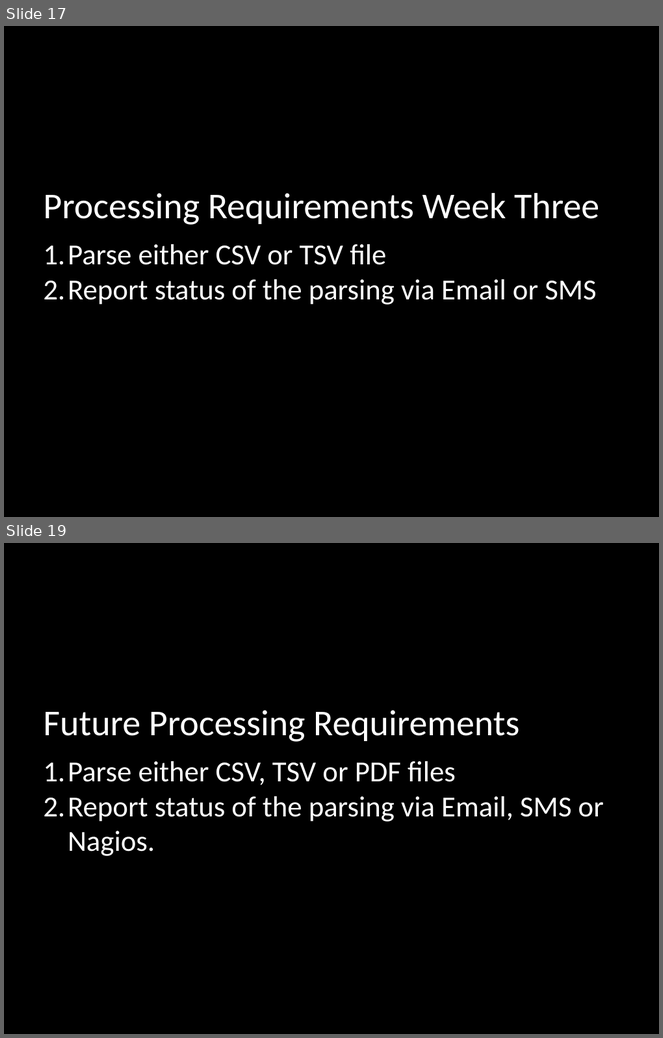
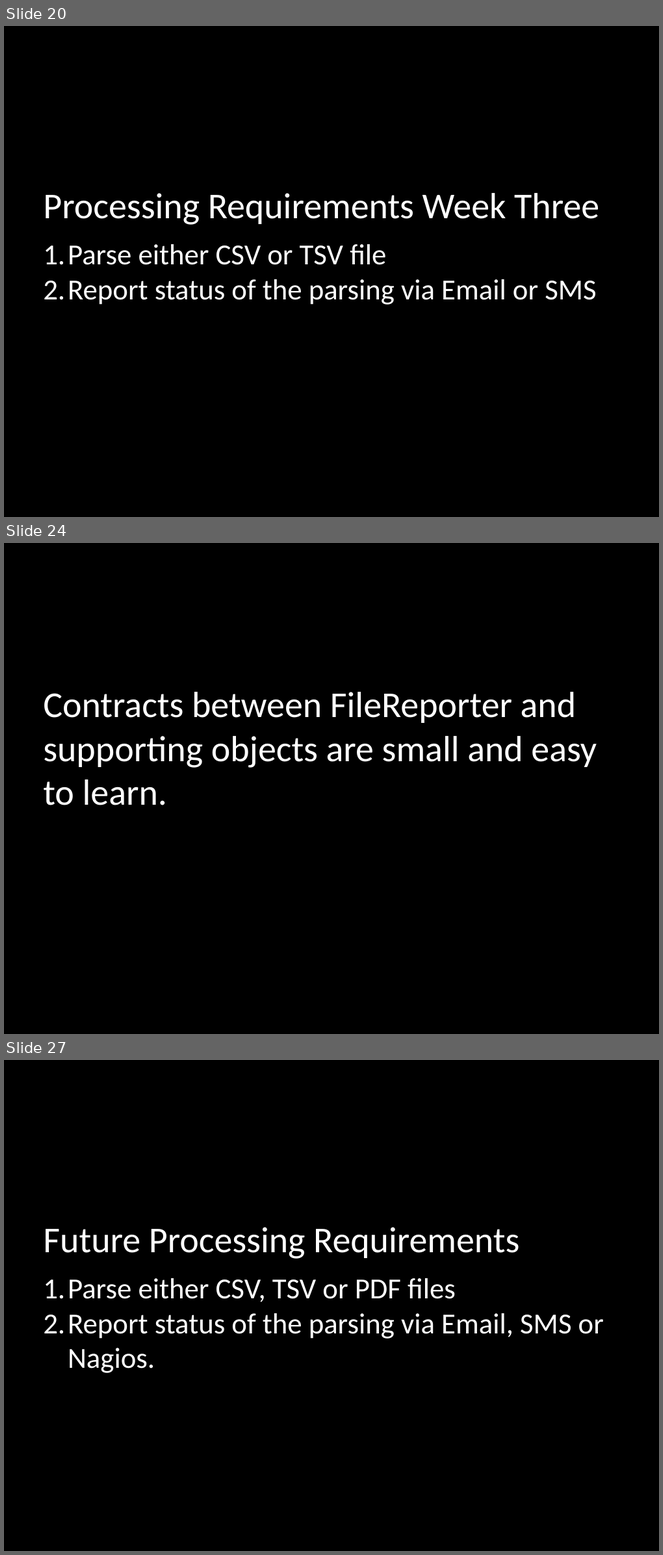
Before and after one commit to mikegehard/Better-Ruby-Through-Design-Principles, a slide deck: BetterRubyThroughDesignPatterns.pptx. Shown one above the other, each under a label of ours: slides 17 and 19 before the commit, slides 20, 24 and 27 after it; the slides between them are not shown. The pictures are 663x1038 and 663x1555 pixels, drawn with LibreOffice and Linux fonts; fonts in the diff are those of the drawing. Boxes give left, top, right and bottom in pixels: in the first picture for what was removed or moved away, otherwise in the second. Text is boxed around its words. In the diff, an @@ line names an element or a change of style, - is before the commit and + after.

```diff
--- a/BetterRubyThroughDesignPatterns.pptx
+++ b/BetterRubyThroughDesignPatterns.pptx
@@ slide 24 added at [4,543,659,1034], background #000000 @@
@@ text added at [43,692,597,806], 40 pt, text #FFFFFF @@
+Contracts between FileReporter and supporting objects are small and easy to learn.
@@ what was slide 17 is now slide 20 @@
@@ what was slide 19 is now slide 27 @@
```
Also in this commit, not shown: 2 slides changed, 7 other slides added.
